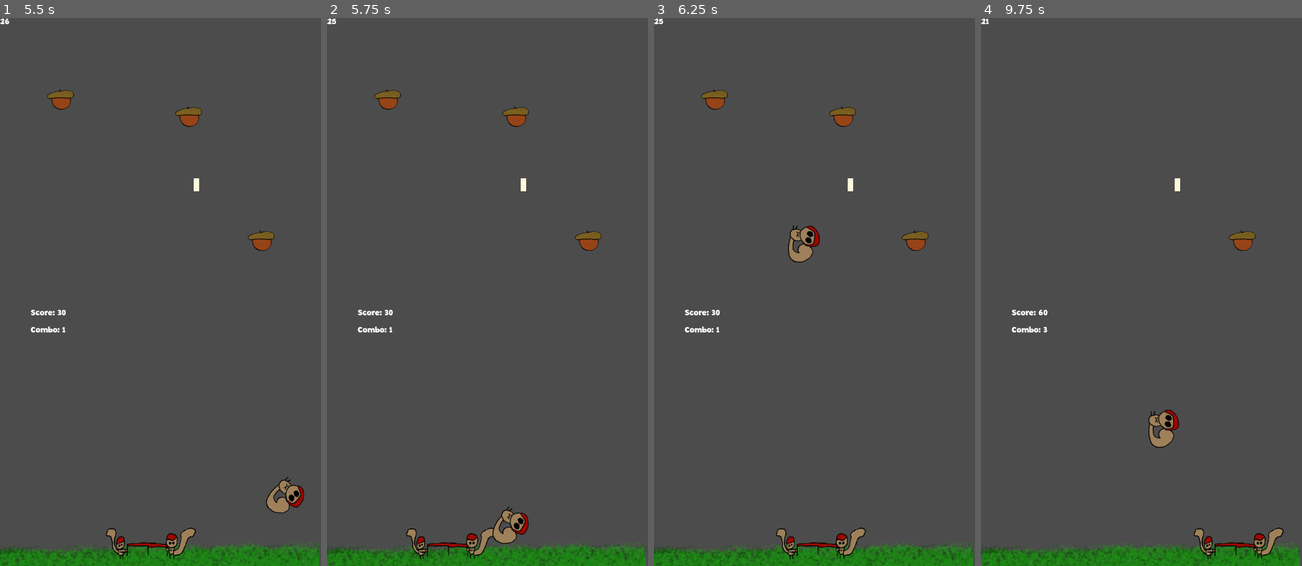
Above: before the commit, frames 1-4 (left to right).
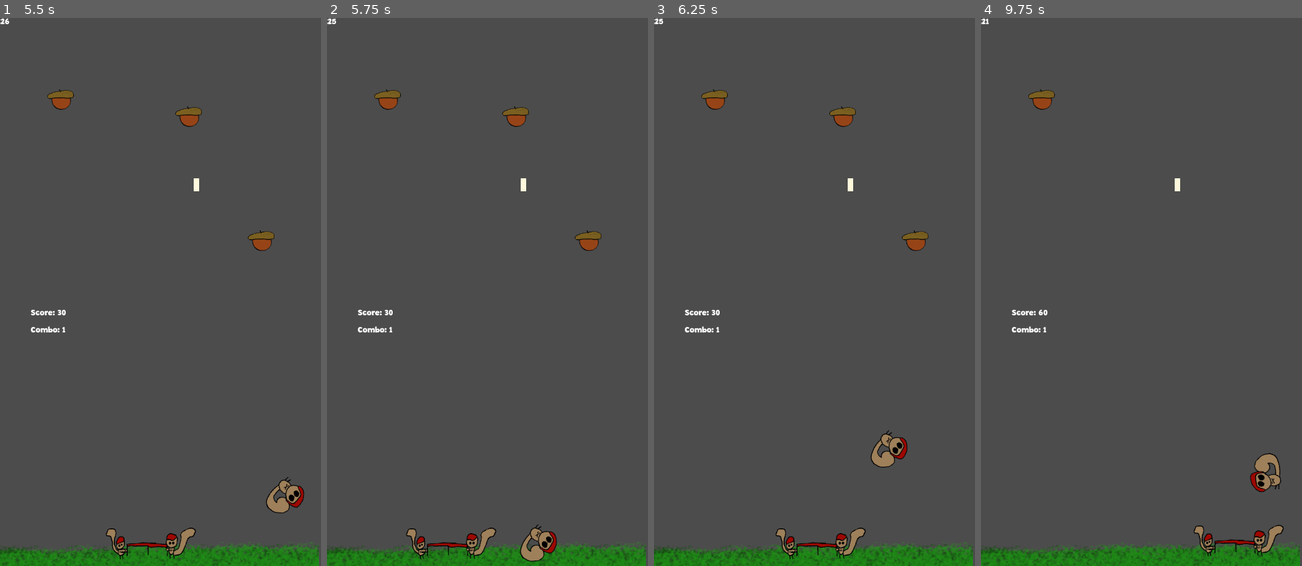
Above: after the commit, the same moments.

Repository: the-g-force/FamJam-September2020
Game: Godot game, scene res://src/TestLevel.tscn
Same seed, same stepped clock (60 frames per second), same inputs: the game is played once before the commit and once after it.
Inputs (mouse positions are in pixels of both pictures, inside the frame that each line leads up to):
- Up to frame 1 (5.5 s): tap Enter at 0.5 s; move the mouse to (231, 264) at 0.52 s; hold D (move_right) 0.53-1.28 s; click (231, 264) at 0.67 s; move the mouse to (96, 319) at 1.27 s; hold A (move_left) 1.28-2.03 s; move the mouse to (192, 171) at 2.02 s; hold D (move_right) 2.03-3.53 s; move the mouse to (144, 401) at 2.77 s; click (144, 401) at 2.92 s; move the mouse to (256, 374) at 3.52 s; hold A (move_left) from 3.53 s (still down); move the mouse to (64, 209) at 4.27 s; move the mouse to (176, 292) at 5.02 s; click (176, 292) at 5.17 s
- Up to frame 2 (5.75 s): keep holding A (move_left)
- Up to frame 3 (6.25 s): move the mouse to (766, 155) at 5.77 s; release A (move_left) at 5.78 s; hold D (move_right) from 5.78 s (still down)
- Up to frame 4 (9.75 s): move the mouse to (1212, 264) at 6.52 s; move the mouse to (1077, 319) at 7.27 s; click (1077, 319) at 7.42 s; move the mouse to (1173, 171) at 8.02 s; release D (move_right) at 8.03 s; hold A (move_left) 8.03-9.53 s; move the mouse to (1125, 401) at 8.77 s; move the mouse to (1237, 374) at 9.52 s; hold D (move_right) from 9.53 s (still down); click (1237, 374) at 9.67 s

Frame 1 is identical in both runs. In frame 2, 0.9% of the frame differs, in the area x 51-72%, y 89-100%; in frame 3, 1.1%; in frame 4, 1.9%, in the area x 14-95%, y 13-99%.

Commit message:
Add squirrel hit ground and need pickup

Diff:
--- a/project/src/Squirrel.gd
+++ b/project/src/Squirrel.gd
@@ -8,6 +8,7 @@
 var _base_speed : float
 var _velocity := Vector2.ZERO
 var _spin := 0.0
+var on_ground := false
 
 
 onready var _hit_wall := $Wall
@@ -23,7 +24,6 @@
 
 func _process(delta):
 	rotation += _spin * delta
-
 	var collision := move_and_collide(_velocity * delta * speed)
 	if collision:
 		_velocity = _velocity.bounce(collision.normal)
@@ -31,16 +31,21 @@
 		if collision.collider is Collectable:
 			collision.collider.hit()
 			_hit_nut.play()
-		if collision.collider is Trampoline and speed < max_speed:
+		if collision.collider.name == "Trampoline" and speed < max_speed:
 			speed *= speedmod
 			emit_signal("reset_combo")
 			_hit_trampoline.play()
 		if collision.collider is Birdfeeder:
 			collision.collider.hit()
 			_hit_birdfeeder.play()
+		if collision.collider.name == "Bottomzone":
+			_velocity = Vector2.ZERO
+			on_ground = true
+			speed = _base_speed
+			emit_signal("reset_combo")
+			stop()
 		else:
 			_hit_wall.play()
-	update()
 
 
 # Can be called when the game is over and the squirrel should stop in-place.
--- a/project/src/TestLevel.tscn
+++ b/project/src/TestLevel.tscn
@@ -58,11 +58,6 @@
 
 [node name="TopWall" type="CollisionShape2D" parent="WorldBounds"]
 position = Vector2( 312.042, -35.3137 )
-rotation = 1.5708
-shape = SubResource( 1 )
-
-[node name="BottomWall" type="CollisionShape2D" parent="WorldBounds"]
-position = Vector2( 288.042, 1036.69 )
 rotation = 1.5708
 shape = SubResource( 1 )
 
@@ -145,6 +140,13 @@
 __meta__ = {
 "_edit_use_anchors_": false
 }
+
+[node name="Bottomzone" type="StaticBody2D" parent="."]
+
+[node name="BottomWall" type="CollisionShape2D" parent="Bottomzone"]
+position = Vector2( 264, 1048 )
+rotation = 1.5708
+shape = SubResource( 1 )
 [connection signal="reset_combo" from="Squirrel" to="." method="_on_Squirrel_reset_combo"]
 [connection signal="timeout" from="GameTimer" to="." method="_on_GameTimer_timeout"]
 [connection signal="pressed" from="UI/GameOverUI/NextLevelButton" to="." method="_on_NextLevelButton_pressed"]
--- a/project/src/Trampoline.gd
+++ b/project/src/Trampoline.gd
@@ -17,7 +17,13 @@
 	if Input.is_action_pressed("move_right"):
 		direction.x += 1
 	direction = direction.normalized()
-	var _ignored_result := move_and_collide(direction * speed * delta)
+	var collision := move_and_collide(direction * speed * delta)
+	if collision:
+		if collision.collider is Squirrel:
+			var _squirrel = collision.collider
+			if _squirrel.on_ground:
+				_squirrel.global_position.y -= 50
+				_squirrel.start()
 
 	# Handle touch input.
 	if _is_touch_down:
